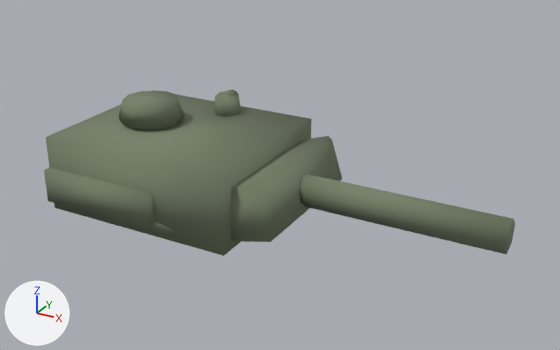
An edit to the glTF model assets/models/units/tank_turret.lod1.glb, drawn before and after from the same camera.
The view is the same before and after, from a camera (50 mm lens) standing at (2.67, -3.89, 3.06) and looking at (0.54, -0.01, 1.12). Every picture has the same lights, and +X, +Y and +Z are marked at lower left. The first picture is the older version.
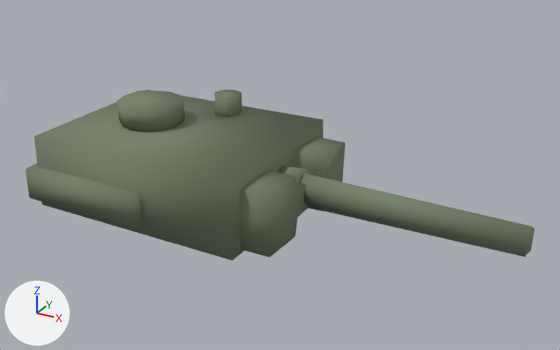
Pixel boxes (x1, y1, x2, y2) of what changed, in the pictures (560 x 350 px; the box of a moved part takes in the faces that stretch with it):
'Mesh_0', reshaped (8% wider)
    before: (44, 90, 515, 256)
    after: (25, 89, 535, 261)
part 1 of me_mesh_0, moved or reshaped
    before: (46, 94, 311, 256)
    after: (34, 90, 323, 261)
part 2 of me_mesh_0, rebuilt
    before: (44, 136, 342, 242)
    after: (240, 137, 535, 257)
part 3 of me_mesh_0, rebuilt
    before: (119, 90, 184, 130)
    after: (117, 91, 185, 131)
part 4 of me_mesh_0, rebuilt (7% wider)
    before: (215, 90, 241, 117)
    after: (214, 89, 242, 117)
part 5 of me_mesh_0, deleted
    before: (299, 174, 515, 254)
part 6 of me_mesh_0, added
    after: (25, 163, 142, 228)

What the commit changed:
me_mesh_0 is used by ob_mesh_0; location (0.0, 0.0, 0.0).
me_mesh_0 had 149 vertices, 287 faces and spanned x -0.86..1.96, y -0.61..0.61, z 0.8..1.46.
me_mesh_0 now has 176 vertices, 340 faces and spans x -0.99..2.08, y -0.65..0.64, z 0.8..1.46.
me_mesh_0 part 1: the loose piece of 8 vertices spanning x -0.86..0.46, y -0.56..0.56, z 0.8..1.3 is scaled about its middle by (1.12, 1.04, 0.979).
me_mesh_0 part 2: the loose piece of 53 vertices spanning x -0.86..0.75, y -0.61..0.61, z 0.8..1.24 is rebuilt with 108 vertices and now spans x -0.58..2.08, y -0.58..0.58, z 0.8..1.22.
me_mesh_0 part 3: the loose piece of 34 vertices spanning x -0.67..-0.23, y -0.22..0.22, z 1.3..1.46 is rebuilt with 28 vertices and now spans x -0.67..-0.23, y -0.22..0.22, z 1.3..1.46.
me_mesh_0 part 4: the loose piece of 20 vertices spanning x -0.19..-0.01, y 0.31..0.49, z 1.23..1.45 is rebuilt with 20 vertices and now spans x -0.19..-0.01, y 0.31..0.49, z 1.24..1.44.
me_mesh_0 part 5: the loose piece of 34 vertices spanning x 0.4..1.96, y -0.13..0.13, z 0.92..1.16 is deleted.
Part 6, on me_mesh_0:
6 vertices are added at (-0.99, -0.65, 0.88), (-0.99, -0.65, 1.08), (-0.99, -0.64, 1.09), (-0.99, -0.64, 0.87), (-0.99, 0.64, 1.09), (-0.99, 0.64, 0.87).
6 new vertices lie (0.88, 0.0, 0.0) away from vertices in x -0.99, y -0.65..0.64, z 0.87..1.09.
20 new faces join them.
